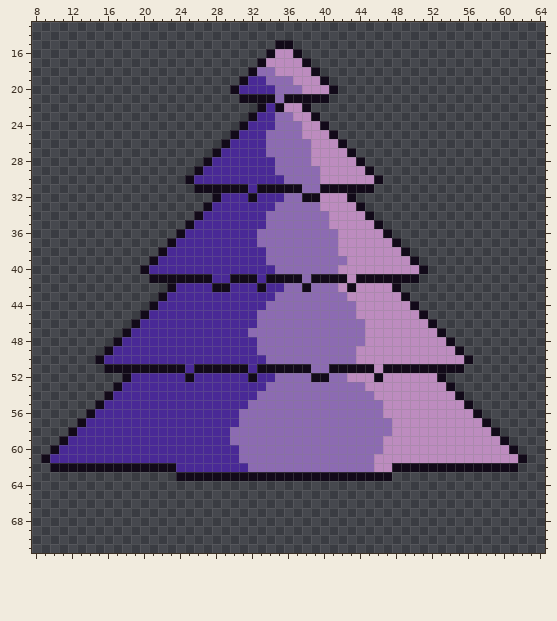
A sprite sheet gets an edit: sprites/spr_tree_canopy_violet/09864573-c258-4499-a8e0-8016ddf37893.png. The picture above is the old version.
The file is 72x88 pixels. Shown: x 8..64, y 13..71.
Now the later version:
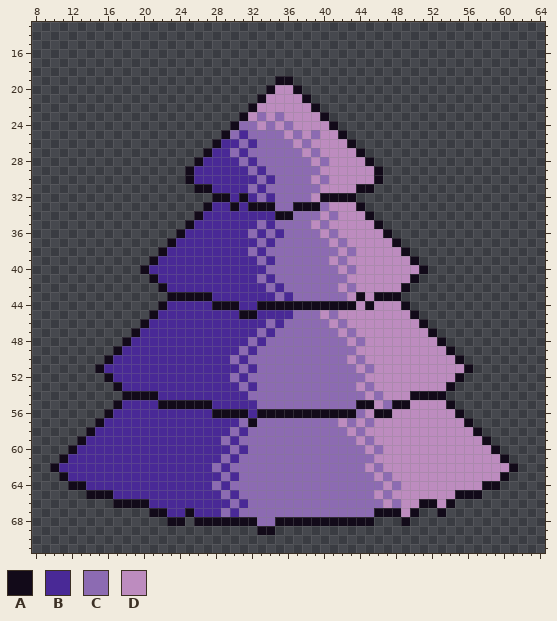
Palette (. is transparent): A #120a19  B #492996  C #8c6bb2  D #bd8cbf
The edit:
Changed rows in their new state; - is an unchanged pixel.
first column x 9:
15 --------------------------..--------------------------
16 -------------------------....-------------------------
17 ------------------------......------------------------
18 -----------------------........-----------------------
19 ----------------------....AA....----------------------
20 ---------------------....ADDA....---------------------
21 ----------------------..-DDDD-..----------------------
22 -----------------------ADDD--DA-----------------------
23 ----------------------ADCD-D--DA----------------------
24 ---------------------ACCDCD-D--DA---------------------
25 --------------------AC-CC--D--C-DA--------------------
26 -------------------AB-C-C---D----DA-------------------
27 ------------------AB-C-CC----DC---DA------------------
28 -----------------AB---C-CC-----C---DA-----------------
29 ----------------AB-----C-C----------DA----------------
30 ------------------------C-C---DC----------------------
31 -------------------BBBBCBCCCC--DDDD-------------------
32 --------------------A-ABC-C--CDAAA--------------------
33 ---------------------A-AAA--AAAC----------------------
34 -------------------------BAA---DC---------------------
35 ------------------------CB----D-----------------------
36 -----------------------CB-B----D----------------------
37 -------------------------B------DC--------------------
38 -----------------------C----------C-------------------
39 ------------------------CB------D---------------------
40 -------------------------C--------C-------------------
41 -------------BBBBBB--BBBCBCCC-CCCC-DDDDDD-------------
42 -------------AB----BB---BC---C----C----DA-------------
43 -------------.AAAAA--------B-------A-AAA.-------------
44 ------------.A-----AAA--AAAAAAAAAAA-A---A.------------
45 -----------.A---------AABBBB---D-DD------A.-----------
46 ----------.A------------B-B-----D-DD------A.----------
47 ---------.A------------B-B-------D-D-------A.---------
48 --------.A-------------CB---------D---------A.--------
49 -------.A-------------C----------------------A.-------
50 ------.A-------------C-CC---------DC----------A.------
51 ------ABBBBBBBBB-BBBBBC-CCCCCC--CCCDC-DDDDDDDDDA------
52 -------ABB------B----C-CCC----CC--CC-D------DDA-------
53 ----------------------C-C----------DC-----------------
54 -------..AAAA----------C------------DC---AAAA..-------
55 ------..A----AAAAAA----B-----------AADCAA----A..------
56 -----..A-----------AAAABAAAAAAAAAAA-DAA-------A..-----
57 ----..A----------------A---------D-D-DD--------A..----
58 ---..A----------------B-----------D-DDD---------A..---
59 --..A---------------CB-------------D-D-----------A..--
60 -..A-----------------CB-------------D-------------A..-
61 ..A-----------------C------------------------------A..
62 --BBBBBBBBBBBBB----C-CC-------------DC-DDDDDDDDDDDDD--
63 --ABBBBBBBBBBBBBBBBBCBCCCCCCCCCCCCCCCDCDDDDDDDDDDDDA--
64 ---AABBBBBBBBBBBBBBCBCCCCCCCCCCCCCCCCCDCDDDDDDDDDAA---
65 -----AAABBBBBBBBBBBBCBCCCCCCCCCCCCCCCDCDDDDDDDAAA-----
66 --------AAAABBBBBBBBBCBCCCCCCCCCCCCCCCDCDDAADA--------
67 ------------AABBABBBCBCCCCCCCCCCCCCCCAAADA--A---------
68 --------------AA-AAAAAAACCAAAAAAAAAAA---A-------------
69 ------------------------AA----------------------------
Boxes around the changes in both pictures, in picture pixels (x1, y1, x2, y2):
changed: (41, 40, 527, 535)
